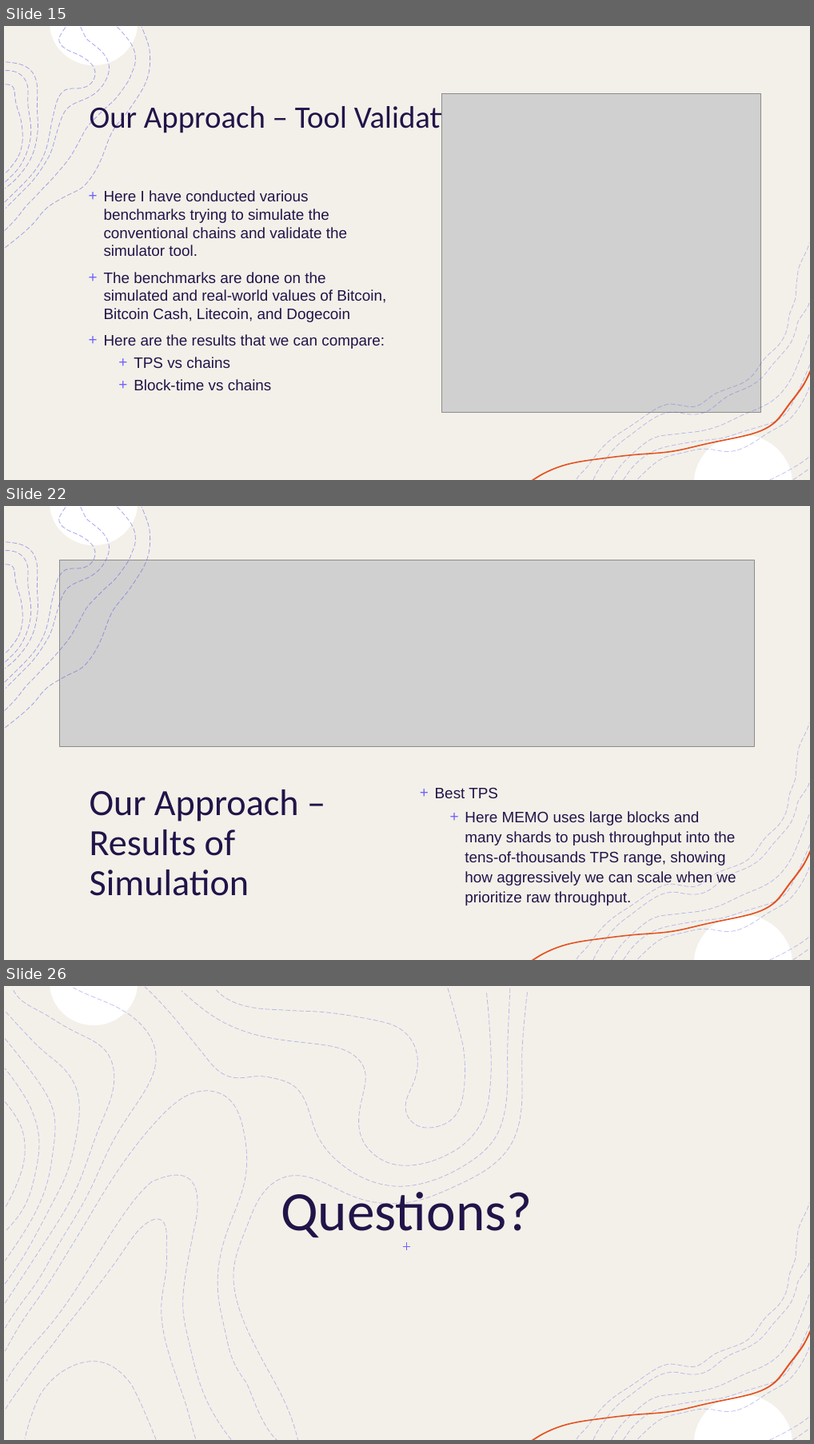
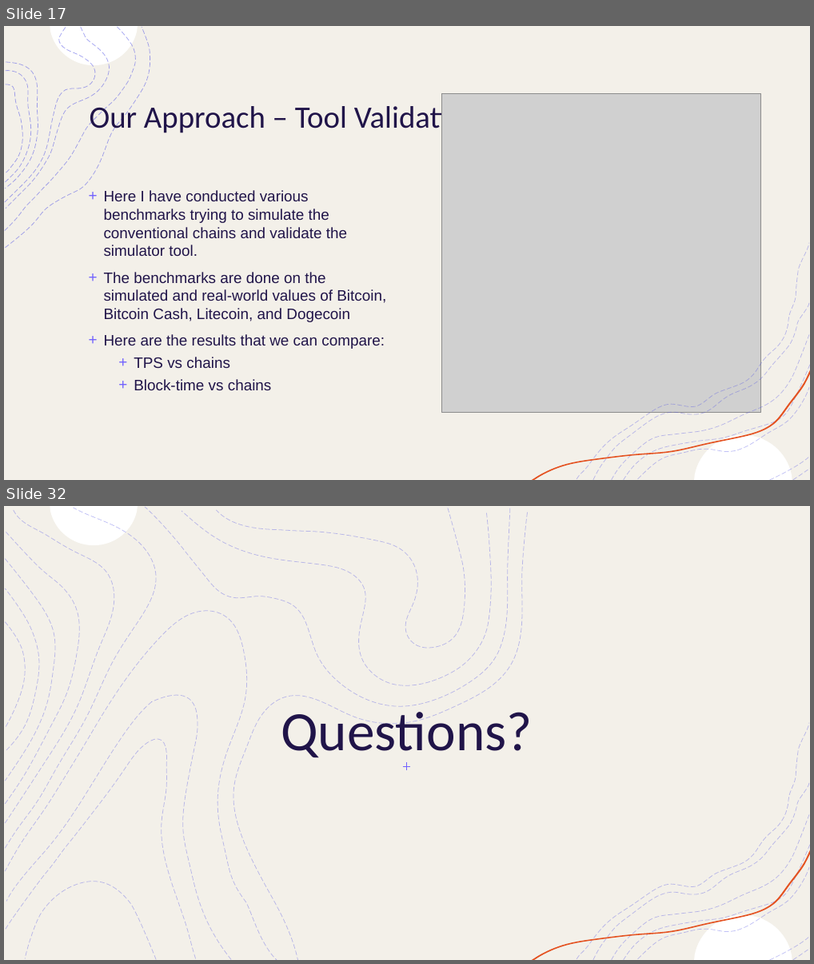
Before and after one commit to OmGandhi091611/Sharding_Simulations, a slide deck: Paper/Final Presentation.pptx. Shown one above the other, each under a label of ours: slides 15, 22 and 26 before the commit, slides 17 and 32 after it; the slides between them are not shown. The pictures are 814x1444 and 814x964 pixels, drawn with LibreOffice and Linux fonts; fonts in the diff are those of the drawing; grey boxes stand for pictures. Boxes give left, top, right and bottom in pixels: in the first picture for what was removed or moved away, otherwise in the second. Text is boxed around its words. In the diff, an @@ line names an element or a change of style, - is before the commit and + after.

```diff
--- a/Paper/Final Presentation.pptx
+++ b/Paper/Final Presentation.pptx
@@ slide 22 removed at bbox=[4, 506, 810, 960], background #FFFFFF; not listed: 10 template elements that a slide beside it also shows @@
@@ rectangle removed at bbox=[4, 506, 810, 960] @@
@@ rectangle removed at bbox=[4, 506, 810, 960] @@
@@ group removed at bbox=[5, 506, 150, 728]: 8 freeform shapes @@
@@ picture removed at bbox=[60, 560, 755, 746] @@
@@ title removed at bbox=[90, 789, 299, 896] @@
-Our Approach – Results of Simulation
@@ text removed at bbox=[435, 787, 736, 905] @@
-+ Best TPS
-  + Here MEMO uses large blocks and many shards to push throughput into the tens-of-thousands TPS range, showing how aggressively we can scale when we prioritize raw throughput.
@@ group removed at bbox=[532, 723, 810, 960]: 9 freeform shapes @@
@@ what was slide 15 is now slide 17 @@
@@ what was slide 26 is now slide 32 @@
```
Also in this commit, not shown: 4 slides changed, 11 slides added, 4 other slides removed.
